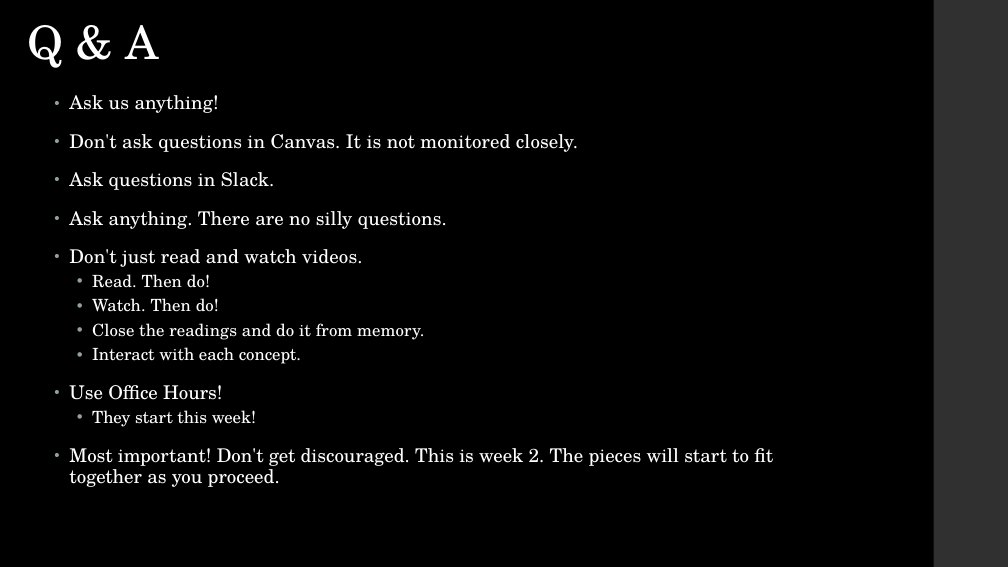
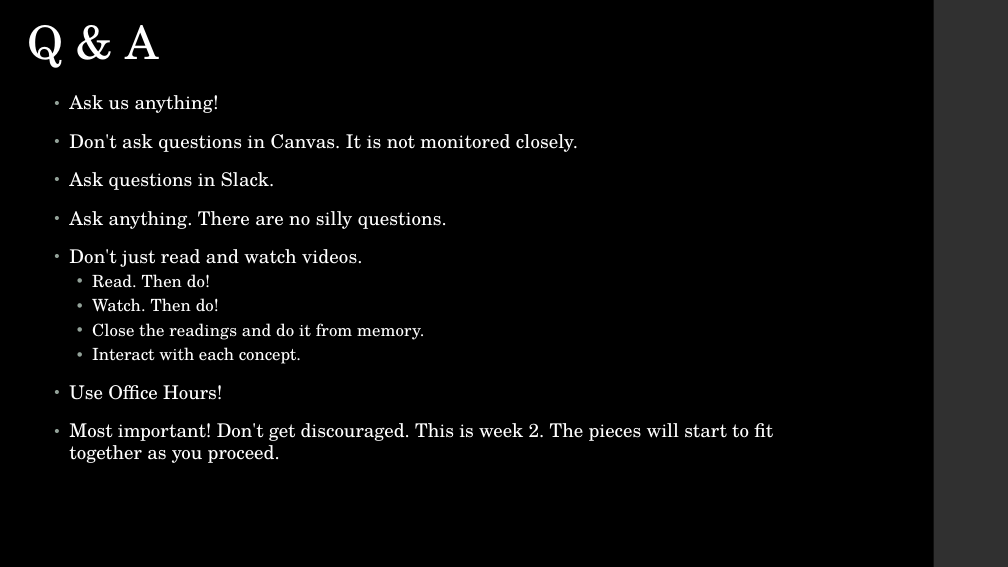
Before and after one commit to LaunchCoderGirlSTL/Data-Science-Assignments, a slide deck: slide 5 of course_material/week_02/week_02_presentation.pptx. Drawn at 1008x567 pixels with LibreOffice and Linux fonts; fonts in the diff are those of the drawing. Boxes give left, top, right and bottom in pixels: in the first picture for what was removed or moved away, otherwise in the second. Text is boxed around its words. In the diff, an @@ line names an element or a change of style, - is before the commit and + after.

Commit message:
week 2 updates

```diff
--- a/course_material/week_02/week_02_presentation.pptx
+++ b/course_material/week_02/week_02_presentation.pptx
@@ text at [92, 410, 256, 427]: paragraph removed @@
-  • They start this week!
```
Also in this commit, not shown: 3 other slides changed, 1 slide added, 1 slide removed, 3 other files.
